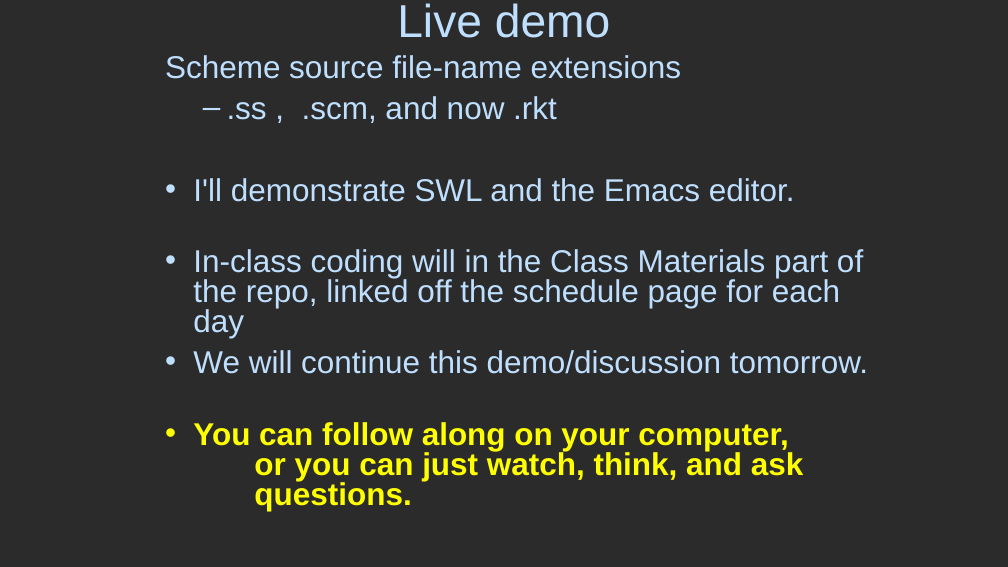
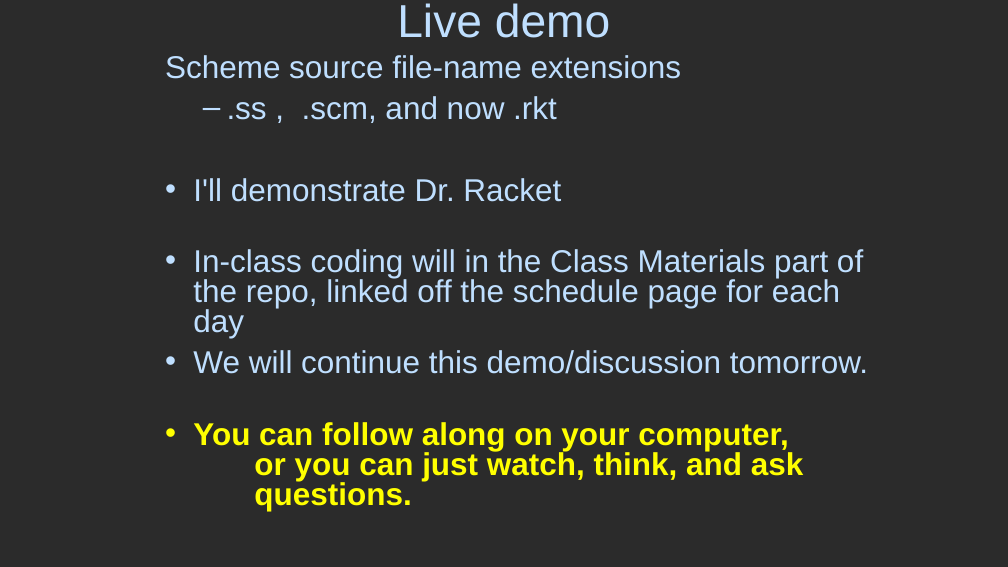
Before and after one commit to RHIT-CSSE/csse304, a slide deck: slide 15 of ClassMaterials/SchemeIntro/SchemeIntro.pptx (slide 16 before the commit). Drawn at 1008x567 pixels with LibreOffice and Linux fonts; fonts in the diff are those of the drawing; background and template pictures are left out; a plain dark background stands for a picture behind light text. Boxes give left, top, right and bottom in pixels: in the first picture for what was removed or moved away, otherwise in the second. Text is boxed around its words. In the diff, an @@ line names an element or a change of style, - is before the commit and + after.

```diff
--- a/ClassMaterials/SchemeIntro/SchemeIntro.pptx
+++ b/ClassMaterials/SchemeIntro/SchemeIntro.pptx
@@ text at bbox=[193, 178, 561, 202]: text changed @@
-• I'll demonstrate SWL and the Emacs editor.
+• I'll demonstrate Dr. Racket
```
Also in this commit, not shown: 1 other slide changed, 2 slides added, 3 slides removed, 2 other files.
